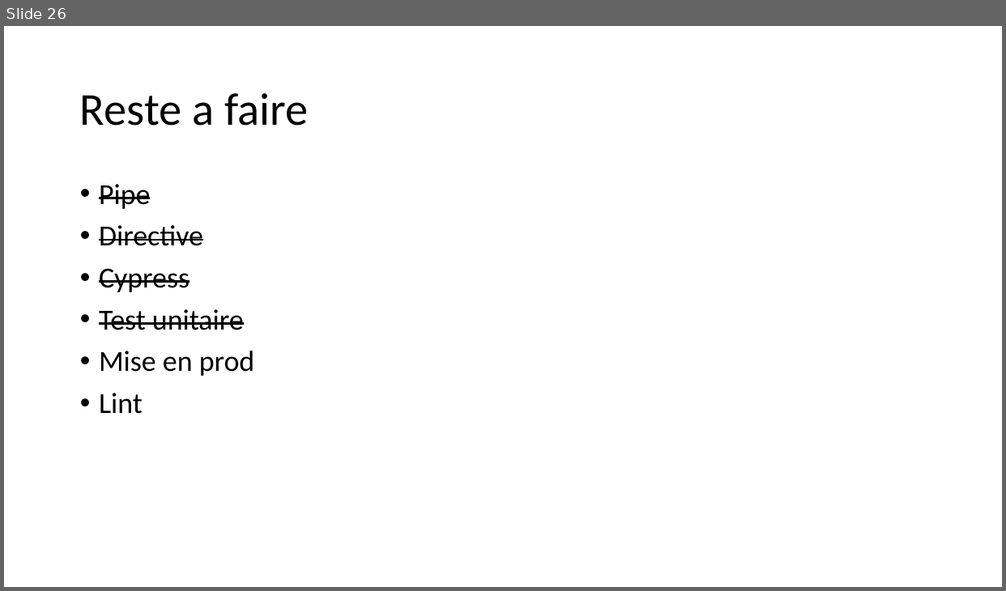
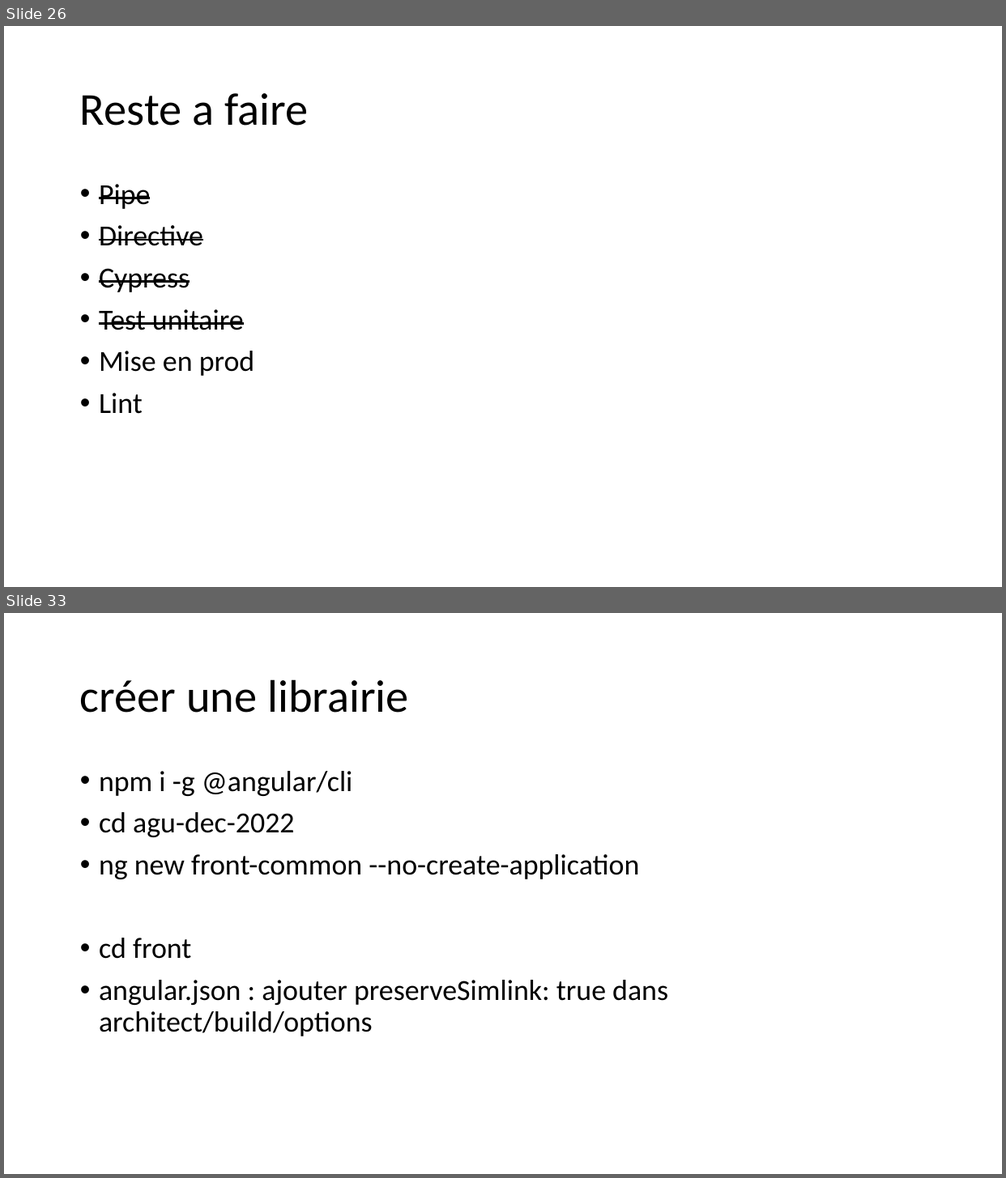
Before and after one commit to jlg-formation/agu-dec-2022, a slide deck: notes.pptx. Shown one above the other, each under a label of ours: slide 26 before the commit, slides 26 and 33 after it; the slides between them are not shown. The pictures are 1006x591 and 1006x1178 pixels, drawn with LibreOffice and Linux fonts; fonts in the diff are those of the drawing. Boxes give left, top, right and bottom in pixels: in the first picture for what was removed or moved away, otherwise in the second. Text is boxed around its words. In the diff, an @@ line names an element or a change of style, - is before the commit and + after.

```diff
--- a/notes.pptx
+++ b/notes.pptx
@@ slide 33 added at <box>4,613,1002,1174</box>, background #FFFFFF @@
@@ title added at <box>80,679,409,713</box>, 44 pt, text #000000 @@
+créer une librairie
@@ text added at <box>99,771,668,1037</box>, 28 pt, text #000000 @@
+• npm i -g @angular/cli
+• cd agu-dec-2022
+• ng new front-common --no-create-application
+• cd front
+• angular.json : ajouter preserveSimlink: true dans architect/build/options
```
Also in this commit, not shown: 8 other slides added, 1 other file.
